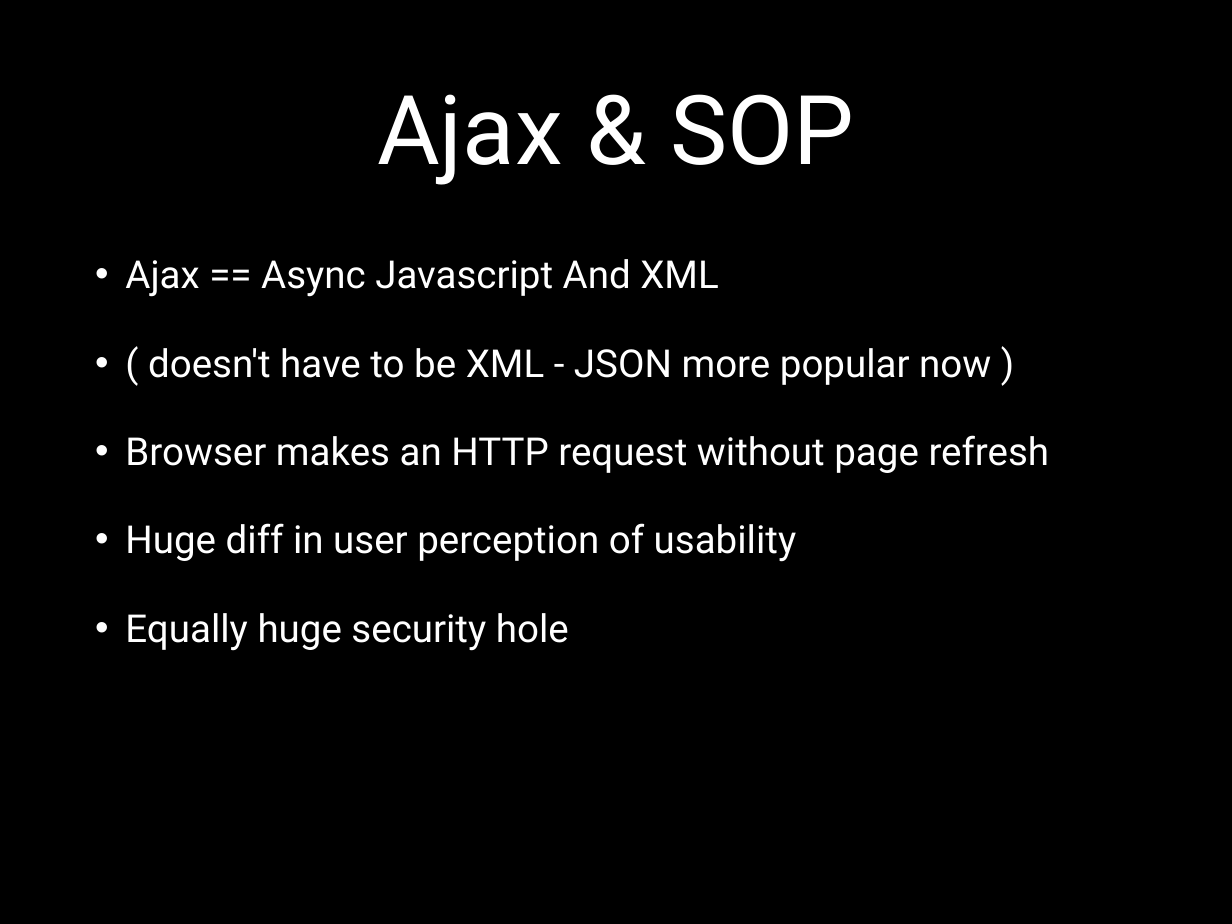
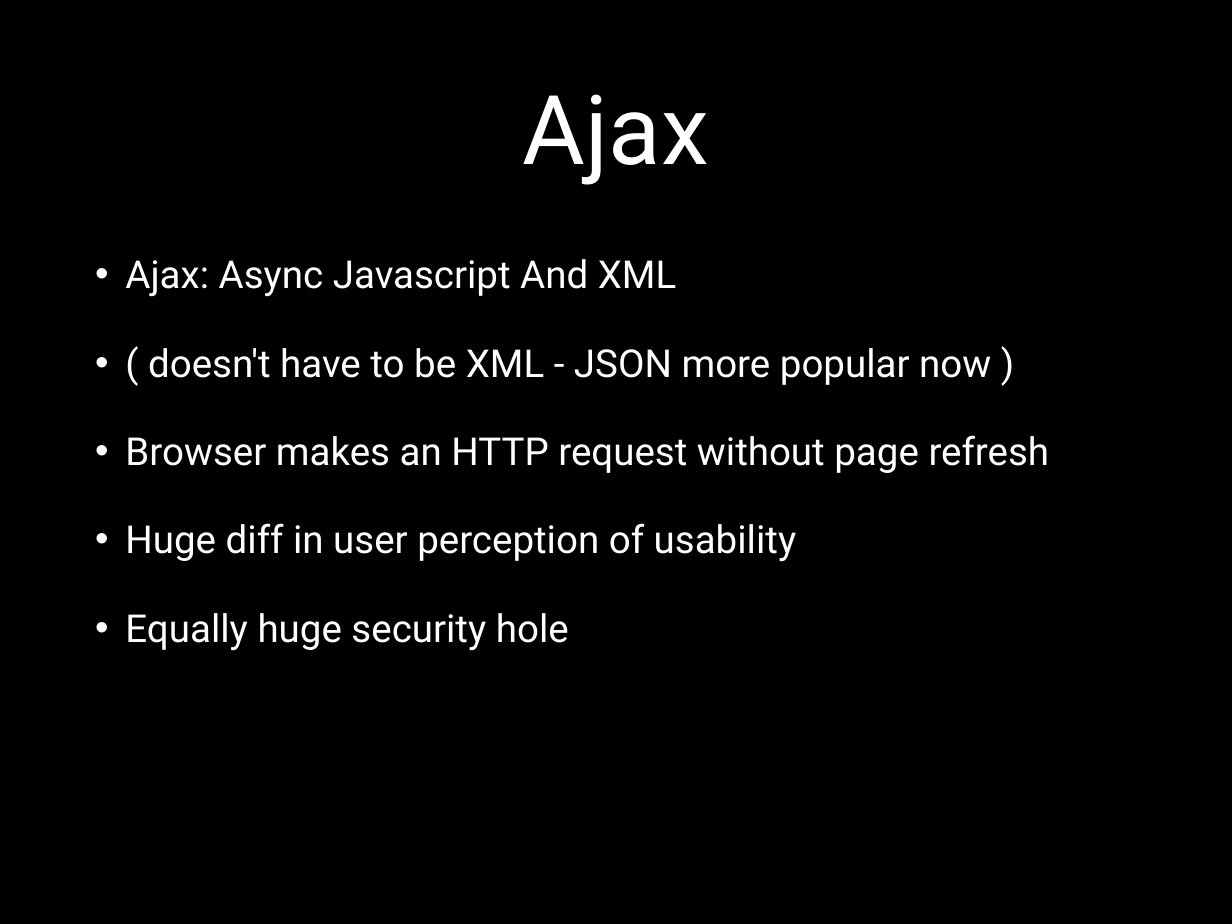
Before and after one commit to eliasjames/training-web-dev, a slide deck: slide 14 of intermediate-front-end/slides/powerpoint/day2.pptx (slide 10 before the commit). Drawn at 1232x924 pixels with LibreOffice and Linux fonts; fonts in the diff are those of the drawing. Boxes give left, top, right and bottom in pixels: in the first picture for what was removed or moved away, otherwise in the second. Text is boxed around its words. In the diff, an @@ line names an element or a change of style, - is before the commit and + after.

```diff
--- a/intermediate-front-end/slides/powerpoint/day2.pptx
+++ b/intermediate-front-end/slides/powerpoint/day2.pptx
@@ title at (523,94,709,185): text changed @@
-Ajax & SOP
+Ajax
@@ text at (125,259,676,297): text changed @@
-• Ajax == Async Javascript And XML
+• Ajax: Async Javascript And XML
```
Also in this commit, not shown: 8 other slides changed, 9 slides added, 1 slide removed, 3 other files.
